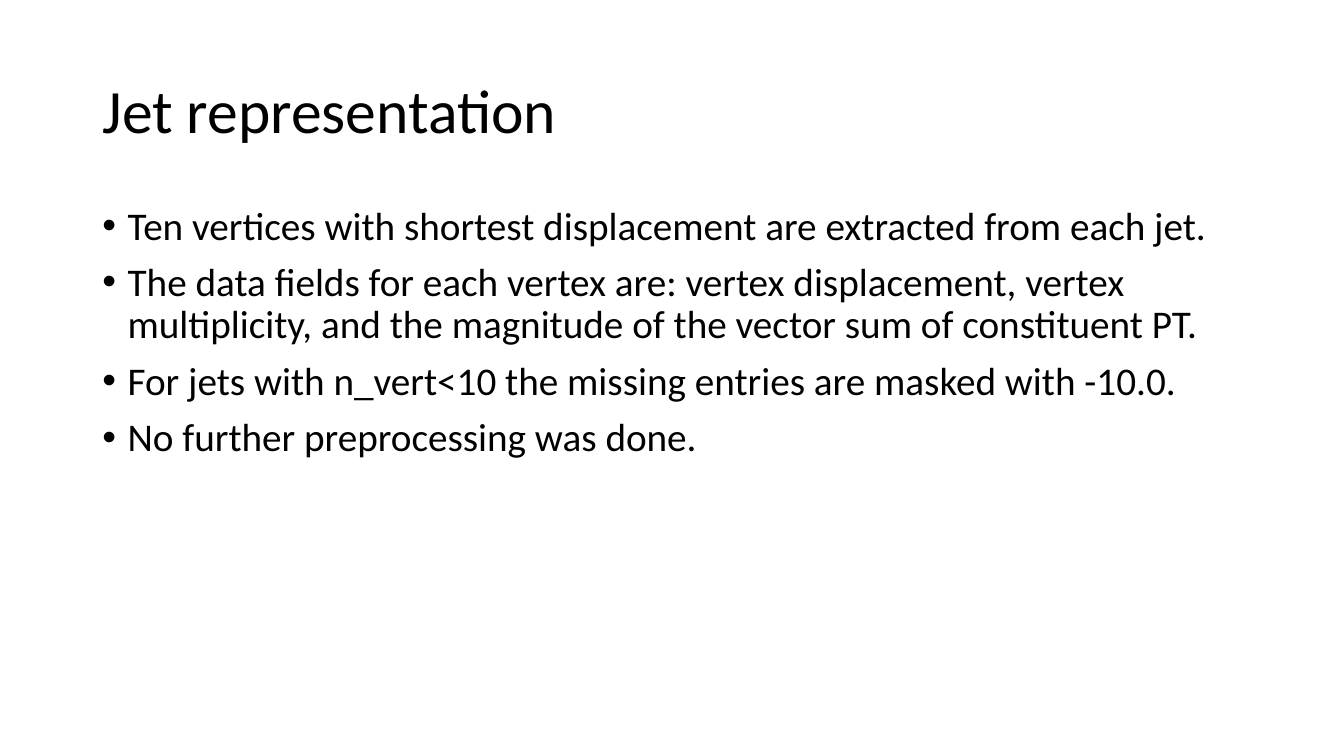
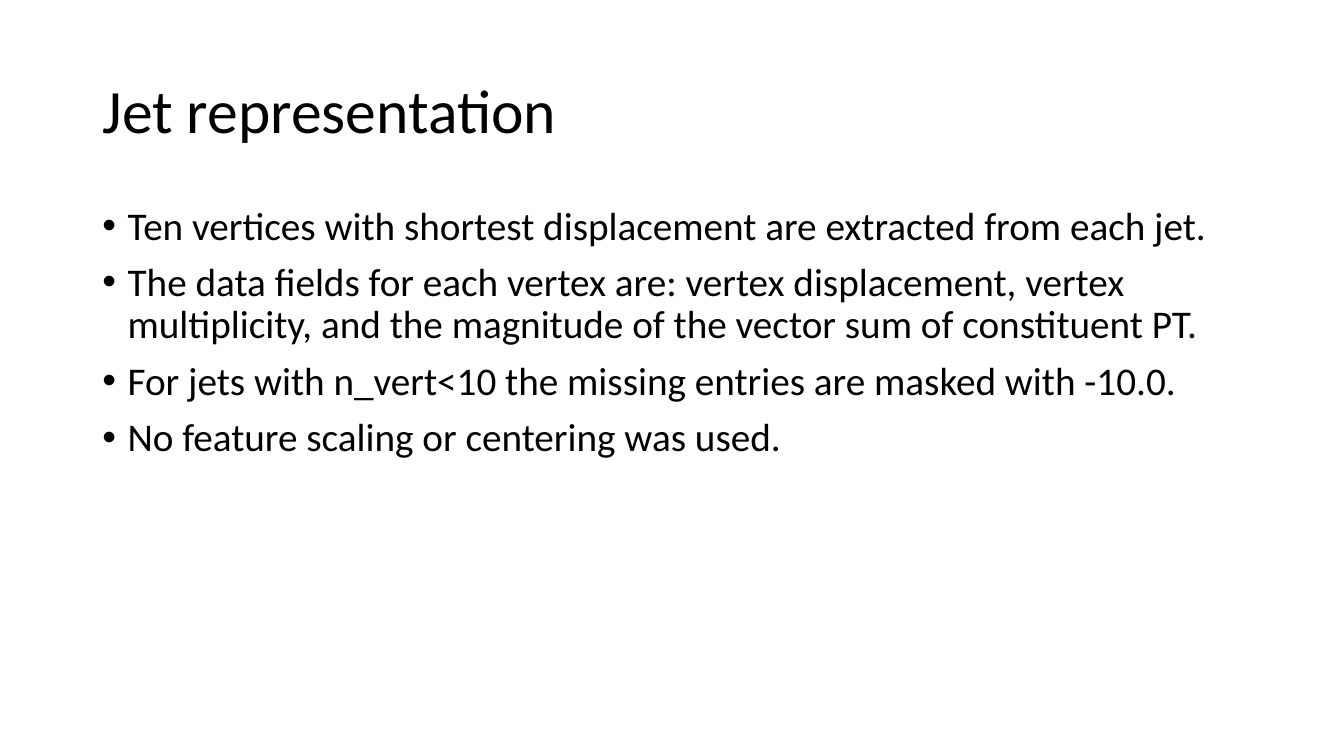
Before and after one commit to noamwunch/displaced_tracks, a slide deck: slide 2 of Analysis/RAVE/Vertex level LSTM/Vertex level LSTM.pptx. Drawn at 1344x756 pixels with LibreOffice and Linux fonts; fonts in the diff are those of the drawing. Boxes give left, top, right and bottom in pixels: in the first picture for what was removed or moved away, otherwise in the second. Text is boxed around its words. In the diff, an @@ line names an element or a change of style, - is before the commit and + after.

```diff
--- a/Analysis/RAVE/Vertex level LSTM/Vertex level LSTM.pptx
+++ b/Analysis/RAVE/Vertex level LSTM/Vertex level LSTM.pptx
@@ text at (128,423,781,458): text changed @@
-• No further preprocessing was done.
+• No feature scaling or centering was used.
```
Also in this commit, not shown: 9 other files.
